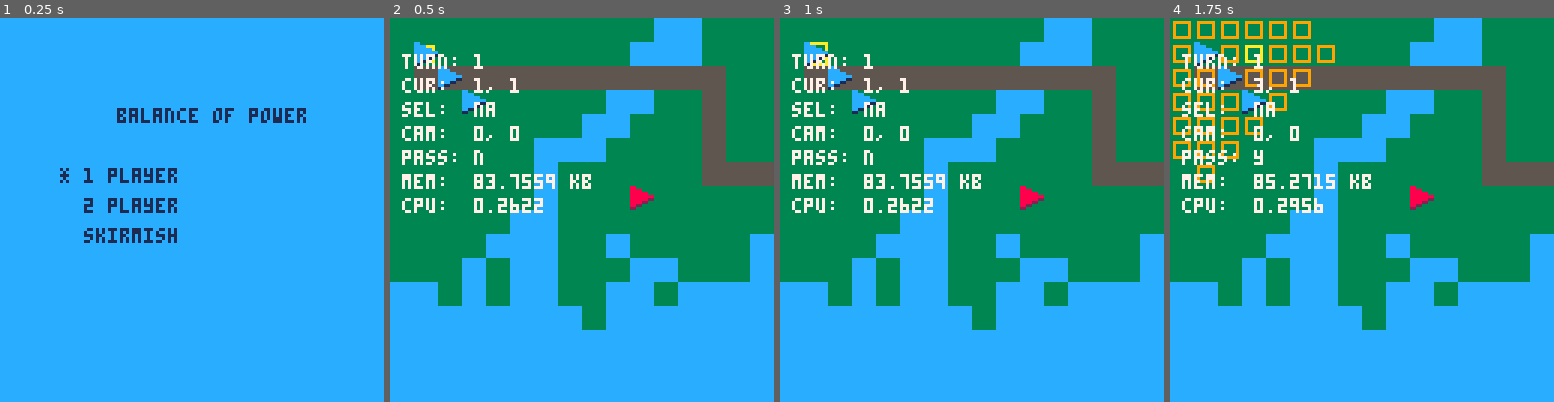
Above: before the commit, frames 1-4 (left to right).
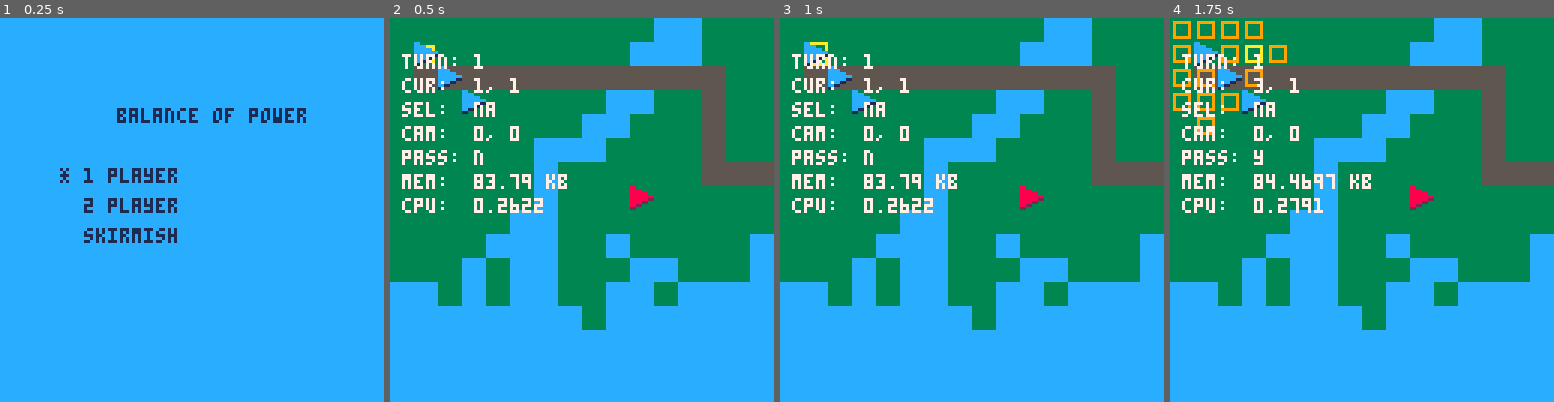
Above: after the commit, the same moments.

Repository: chrisallenlane/balance-of-power
Game: PICO-8 cartridge balance-of-power.p8
The game is run twice, just before and just after one commit, with the same random seed, the same clock (stepped at 60 frames per second) and the same inputs.
Inputs:
- Up to frame 1 (0.25 s): no input
- Up to frame 2 (0.5 s): tap X (X key) at 0.33 s
- Up to frame 3 (1 s): tap O (Z key) at 0.7 s
- Up to frame 4 (1.75 s): tap X (X key) at 1.07 s; hold Right from 1.6 s (still down); tap O (Z key) at 1.7 s

Frame 1 is identical in both runs. In frame 2, 0.3% of the frame differs, in the area x 34-53%, y 40-45%; in frame 3, 0.3%; in frame 4, 1.8%, in the area x 0-43%, y 0-51%.

Commit message:
fix(Radius): respect unit `spd` stat
- Respect unit `spd` stat for Radius calculation

- Fix off-by-one (two?) error in Radius computation

Diff:
--- a/src/cursor.lua
+++ b/src/cursor.lua
@@ -43,7 +43,7 @@
         -- if a player unit is available beneath the cursor, select it
         if unit and unit.player == Turn.player then
             self.sel = unit
-            Radius:update(unit.cell.x, unit.cell.y, 3)
+            Radius:update(unit.cell.x, unit.cell.y, unit.stat.spd)
 
             -- if there is no unit beneath our cursor, and we have a unit
             -- selected, and the terrain beneath our cursor is passable, move the
--- a/src/radius.lua
+++ b/src/radius.lua
@@ -13,7 +13,7 @@
         if Cell.passable(cell.x, cell.y, Map.current) then
             self:append(cell.x, cell.y)
             -- limit recursive depth
-            if mvmt >= 0 then
+            if mvmt > 1 then
                 -- TODO: decrement by tile movement cost
                 Radius:search(cell.x, cell.y, mvmt - 1)
             end
